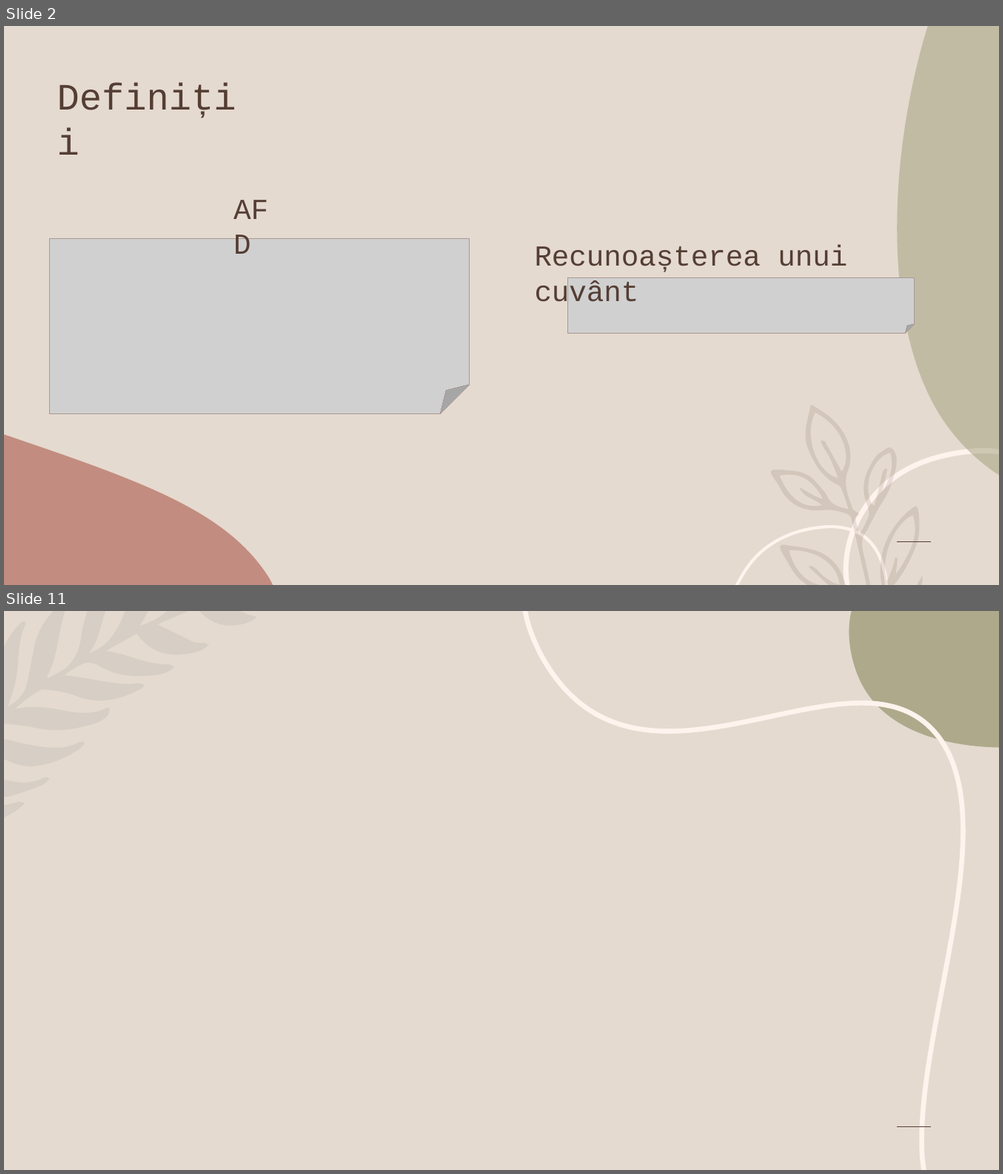
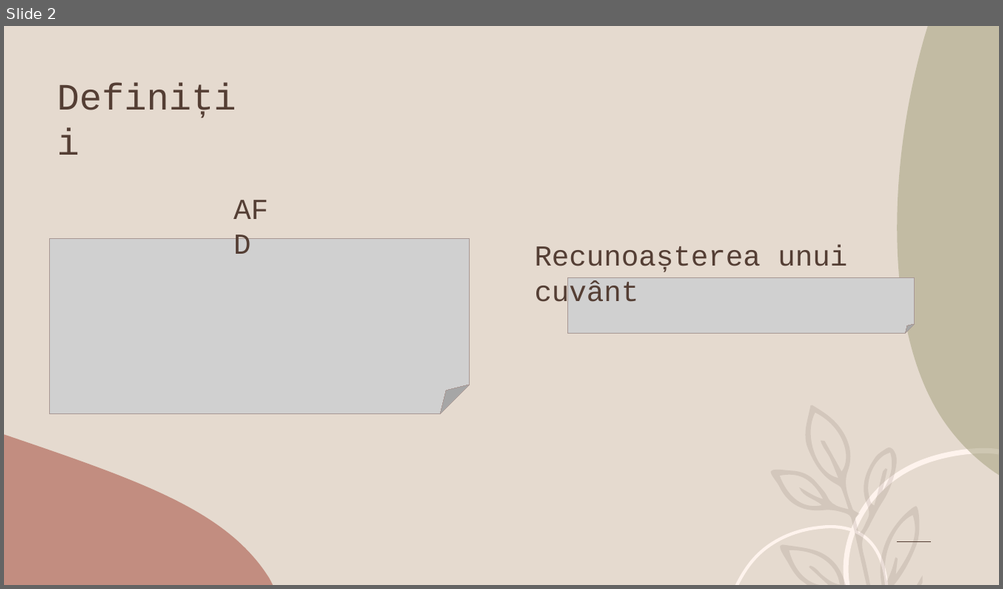
Before and after one commit to Irseora/Limbaje-Formale, a slide deck: DFA/Automat Finit Determinist.pptx. Shown one above the other, each under a label of ours: slides 2 and 11 before the commit, slide 2 after it; the slides between them are not shown. The pictures are 1003x1174 and 1003x589 pixels, drawn with LibreOffice and Linux fonts; fonts in the diff are those of the drawing; grey boxes stand for pictures. Boxes give left, top, right and bottom in pixels: in the first picture for what was removed or moved away, otherwise in the second. Text is boxed around its words. In the diff, an @@ line names an element or a change of style, - is before the commit and + after.

```diff
--- a/DFA/Automat Finit Determinist.pptx
+++ b/DFA/Automat Finit Determinist.pptx
@@ slide 11 removed at (x1=4, y1=611, x2=999, y2=1170), background #E5DACF; not listed: 1 template element that a slide beside it also shows @@
@@ freeform shape removed at (x1=4, y1=611, x2=257, y2=817) @@
@@ freeform shape removed at (x1=525, y1=611, x2=963, y2=1170) @@
@@ freeform shape removed at (x1=849, y1=611, x2=999, y2=748) @@
```
Also in this commit, not shown: 6 slides changed, 11 slides added, 6 other slides removed, 2 other files.
